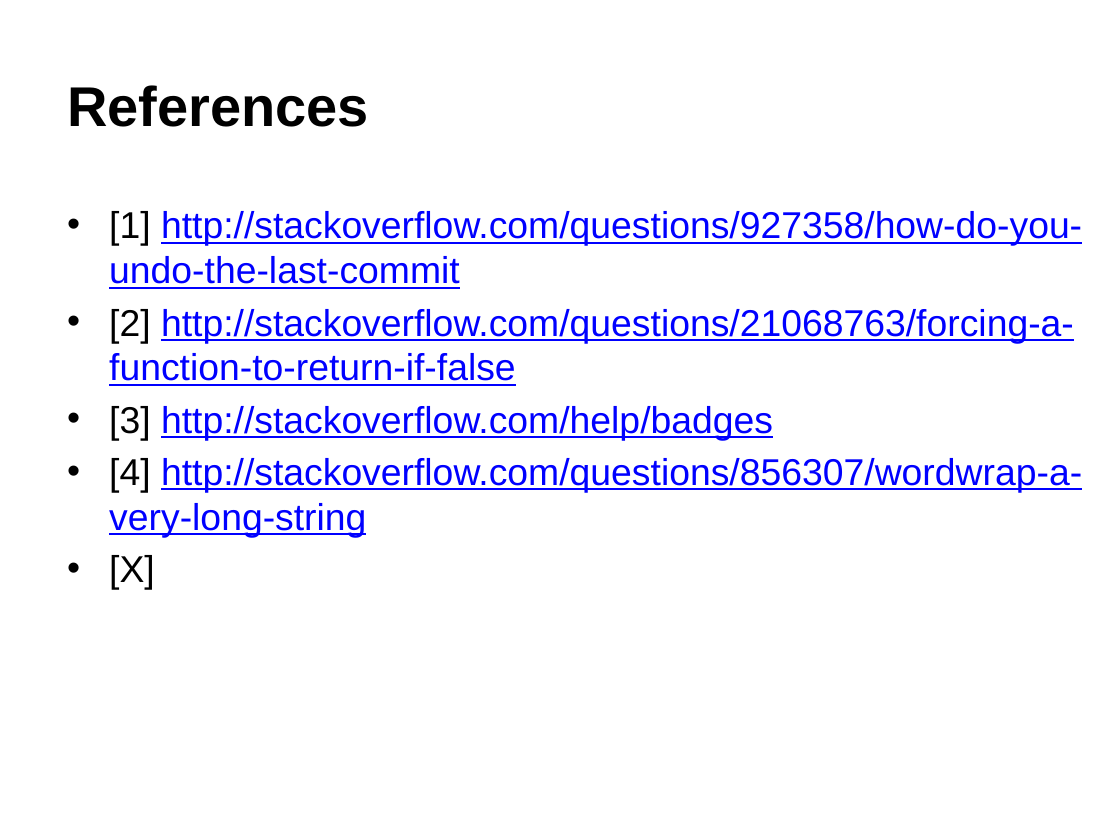
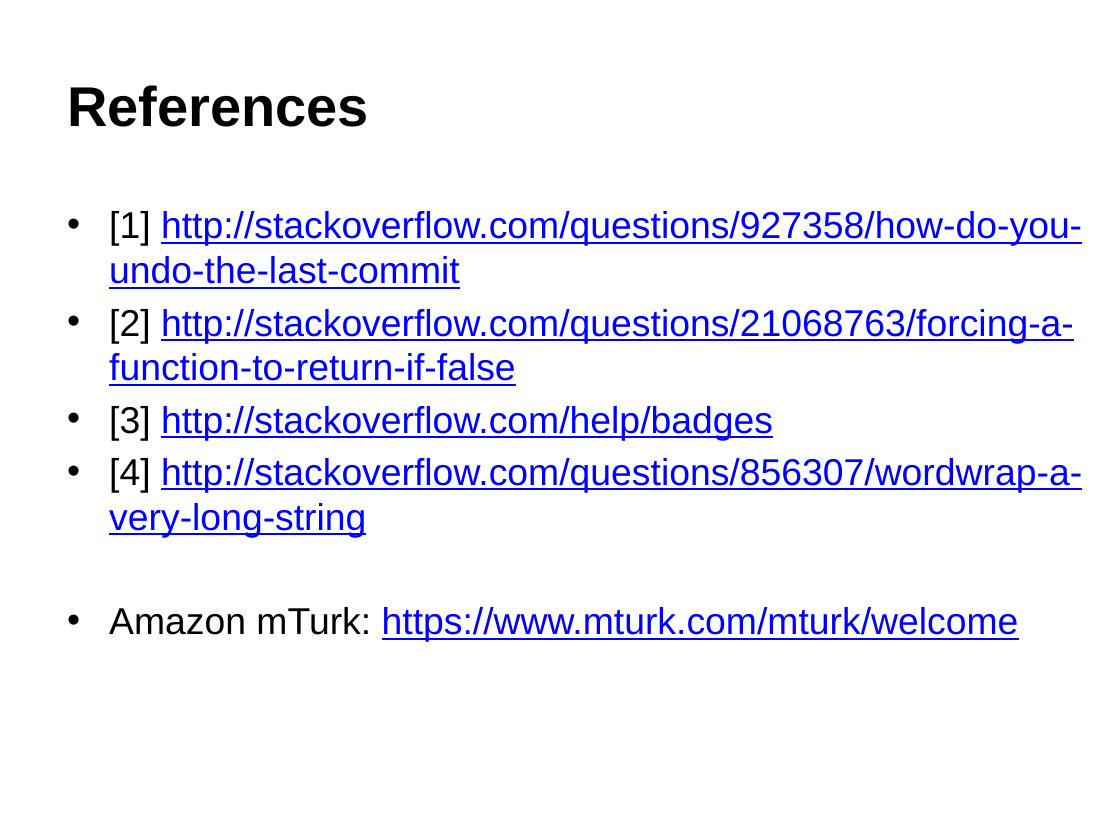
Before and after one commit to klAndersen/IMT4904_Msc_Presentation, a slide deck: slide 15 of IMT4904_Msc_Presentation.pptx. Drawn at 1120x840 pixels with LibreOffice and Linux fonts; fonts in the diff are those of the drawing; background and template pictures are left out. Boxes give left, top, right and bottom in pixels: in the first picture for what was removed or moved away, otherwise in the second. Text is boxed around its words. In the diff, an @@ line names an element or a change of style, - is before the commit and + after.

Commit message:
Cleaned up manuscript text
Cleaned up manuscript text, re-written some parts (e.g. Tags paragraph).
Also added rating and cost to the manuscript and to the ppt

```diff
--- a/IMT4904_Msc_Presentation.pptx
+++ b/IMT4904_Msc_Presentation.pptx
@@ text at box(109, 607, 1019, 642): text changed; text colour #000000 to #0000FF @@
-• [X]
+• Amazon mTurk: https://www.mturk.com/mturk/welcome
```
Also in this commit, not shown: 1 other slide changed, 3 other files.
